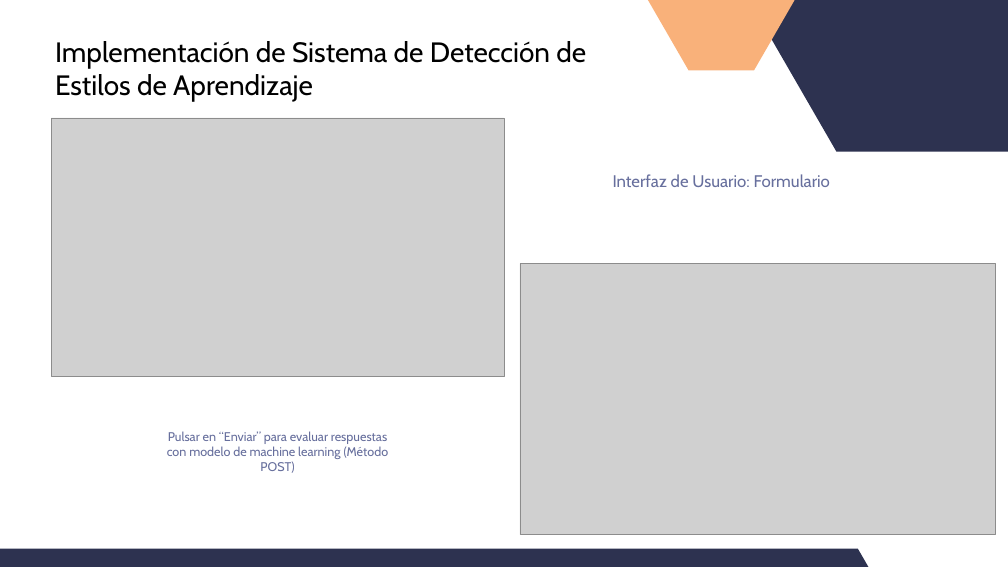
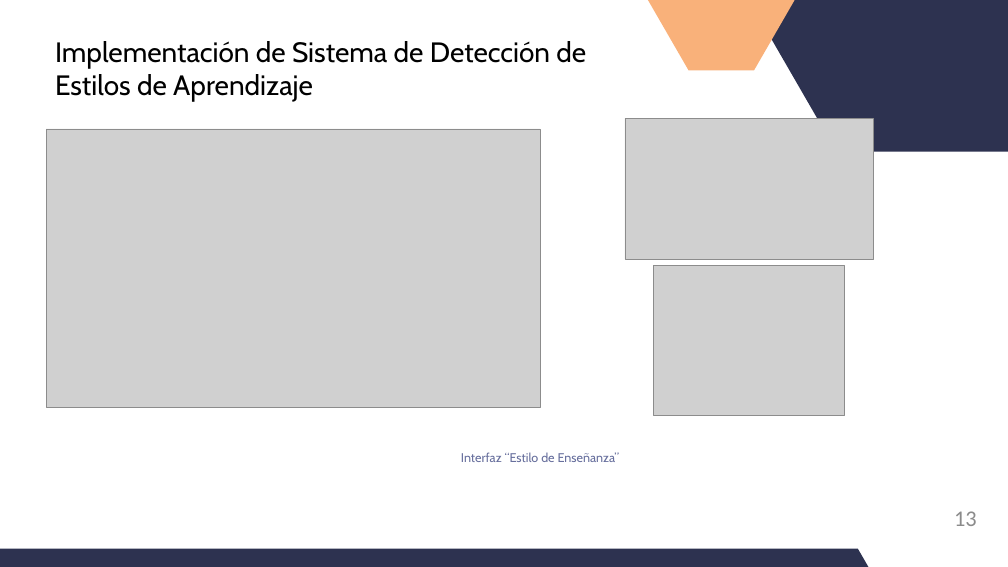
Before and after one commit to KuzeDavid/DIANDA, a slide deck: slide 13 of PPTT_DIANDA_II.pptx. Drawn at 1008x567 pixels with LibreOffice and Linux fonts; fonts in the diff are those of the drawing; grey boxes stand for pictures. Boxes give left, top, right and bottom in pixels: in the first picture for what was removed or moved away, otherwise in the second. Text is boxed around its words. In the diff, an @@ line names an element or a change of style, - is before the commit and + after.

```diff
--- a/PPTT_DIANDA_II.pptx
+++ b/PPTT_DIANDA_II.pptx
@@ picture added at [625,118,873,259] @@
@@ picture: place and size @@
-picture at [51,118,504,376]
+picture at [46,129,540,407]
@@ text removed at [613,174,830,187] @@
-Interfaz de Usuario: Formulario
@@ picture removed at [520,264,995,535] @@
@@ picture added at [653,265,845,415] @@
@@ text at [461,452,620,462]: text changed @@
-Pulsar en “Enviar” para evaluar respuestas con modelo de machine learning (Método POST)
+Interfaz “Estilo de Enseñanza”
@@ page number added at [954,511,977,526], 32 pt, text #8C8C8C @@
+13
```
Also in this commit, not shown: 1 slide added, 30 other files.
